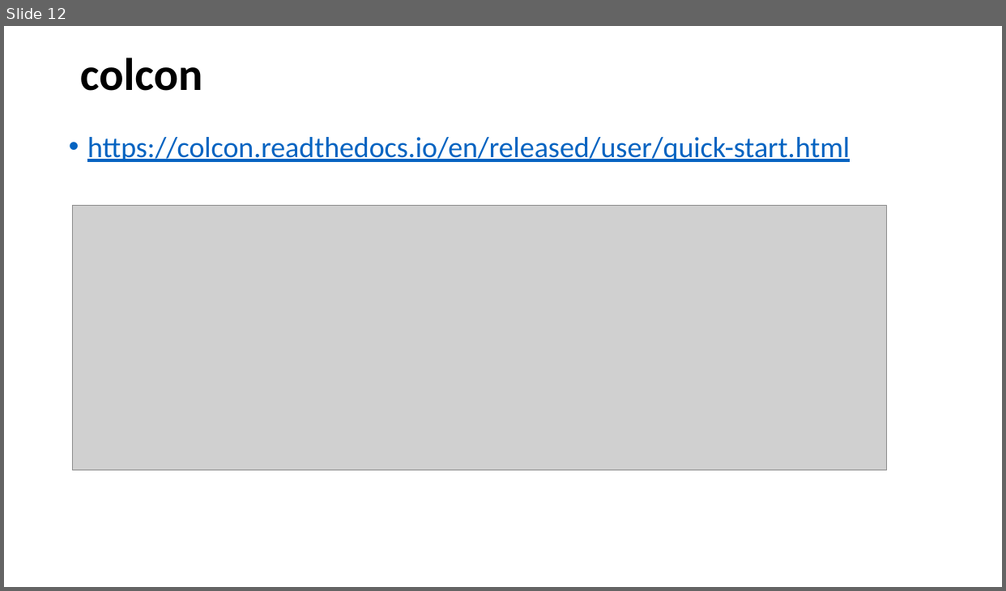
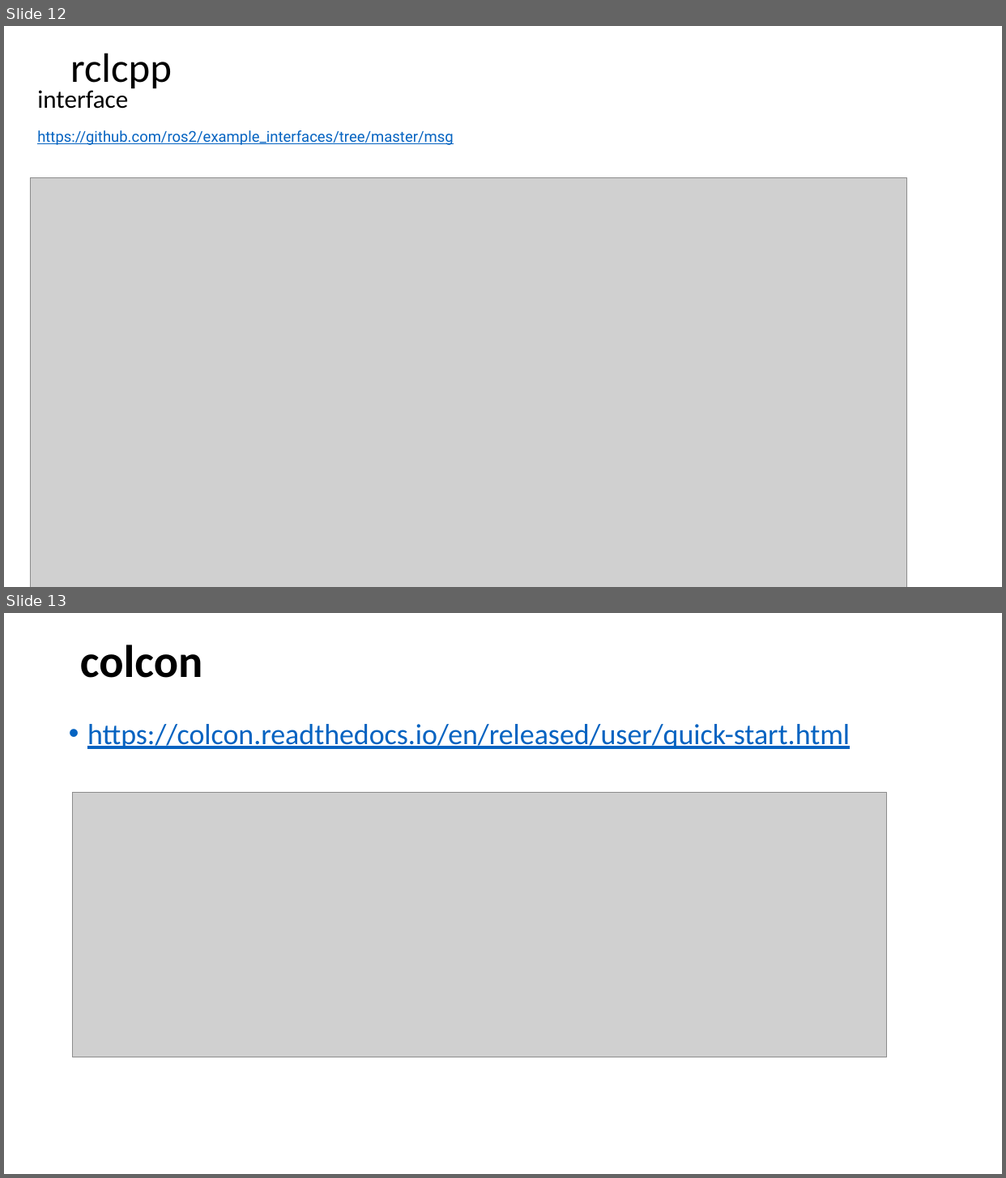
Before and after one commit to letrthong/ros2, a slide deck: ros2.pptx. Shown one above the other, each under a label of ours: slide 12 before the commit, slides 12 and 13 after it. The pictures are 1006x591 and 1006x1178 pixels, drawn with LibreOffice and Linux fonts; fonts in the diff are those of the drawing; grey boxes stand for pictures. Boxes give left, top, right and bottom in pixels: in the first picture for what was removed or moved away, otherwise in the second. Text is boxed around its words. In the diff, an @@ line names an element or a change of style, - is before the commit and + after.

```diff
--- a/ros2.pptx
+++ b/ros2.pptx
@@ slide 12 added at bbox=[4, 26, 1002, 587], background #FFFFFF @@
@@ text added at bbox=[70, 53, 172, 92], 39.6 pt, text #000000 @@
+rclcpp
@@ title added at bbox=[37, 90, 453, 145], 14.4 pt, text #0563C1, underline @@
+interface
+https://github.com/ros2/example_interfaces/tree/master/msg
@@ picture added at bbox=[30, 178, 908, 587] @@
@@ what was slide 12 is now slide 13 @@
```
Also in this commit, not shown: 1 other file.
